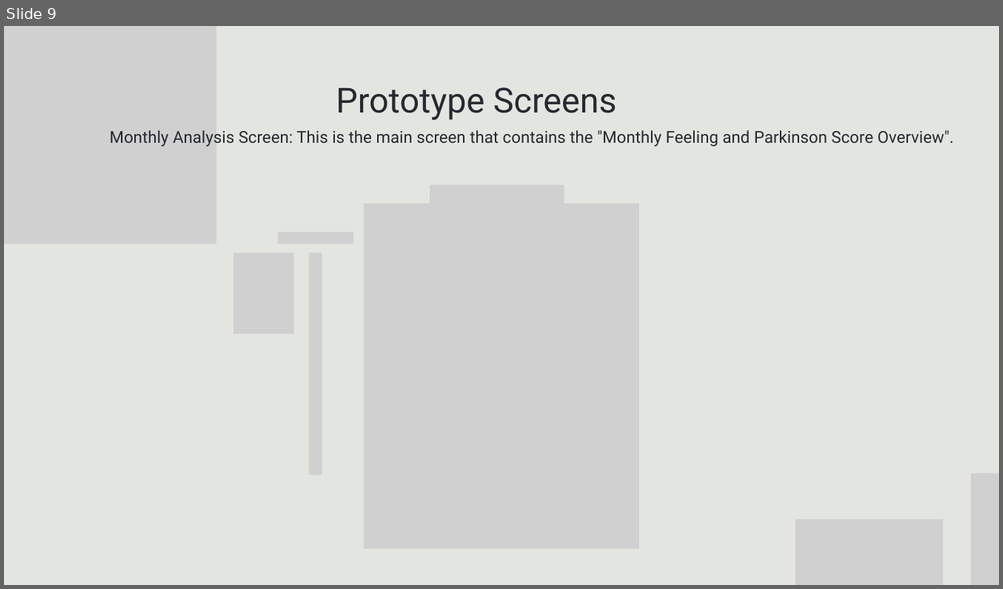
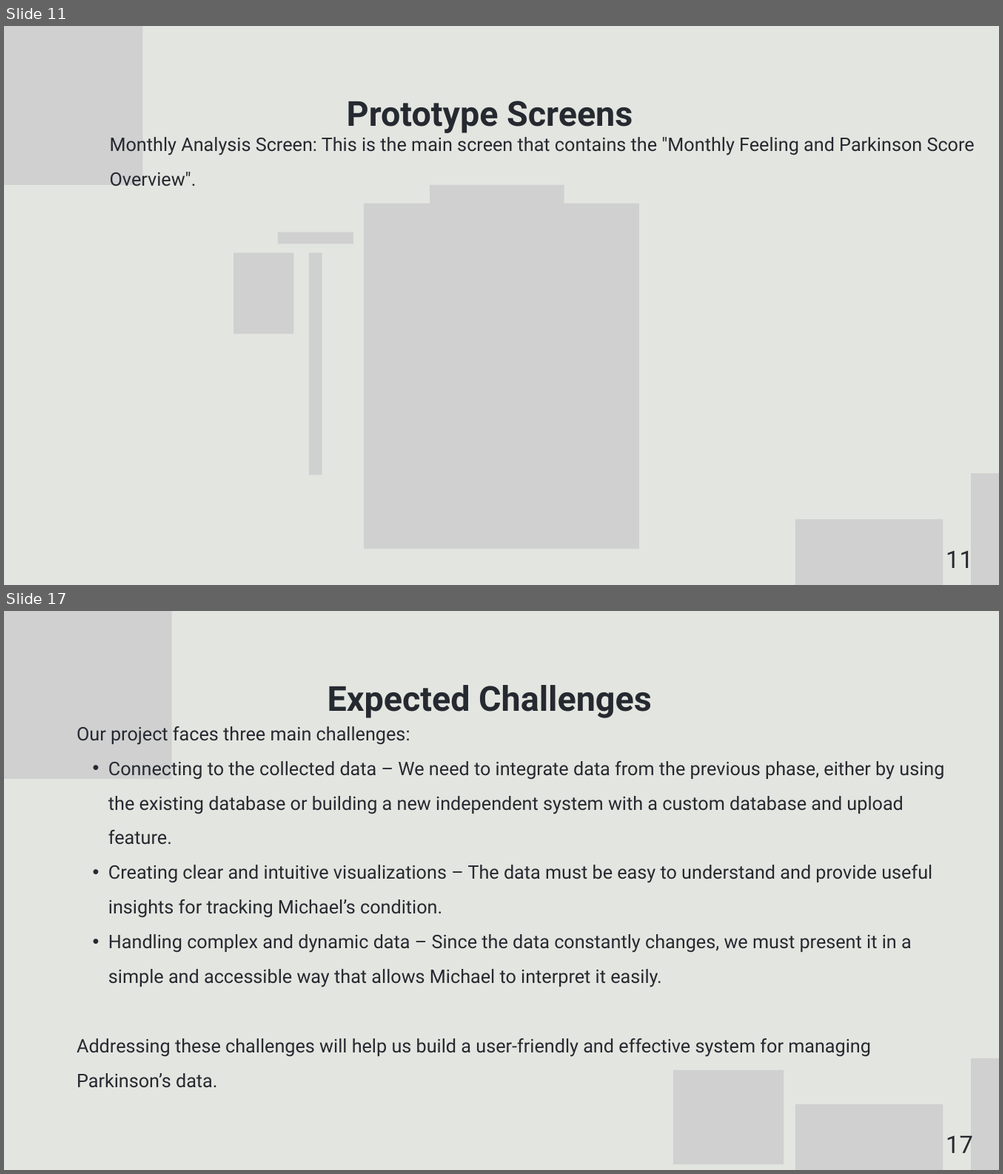
Before and after one commit to OmerFatal/FinalProject_Parkinson-s_Visualization, a slide deck: Capstone Project Phase 1 -Presentation.pptx. Shown one above the other, each under a label of ours: slide 9 before the commit, slides 11 and 17 after it; the slides between them are not shown. The pictures are 1003x589 and 1003x1174 pixels, drawn with LibreOffice and Linux fonts; fonts in the diff are those of the drawing; grey boxes stand for pictures. Boxes give left, top, right and bottom in pixels: in the first picture for what was removed or moved away, otherwise in the second. Text is boxed around its words. In the diff, an @@ line names an element or a change of style, - is before the commit and + after.

Commit message:
Updated Final Project Parkinson Omer Tanya

```diff
--- a/Capstone Project Phase 1 -Presentation.pptx
+++ b/Capstone Project Phase 1 -Presentation.pptx
@@ slide 17 added at (4, 611, 999, 1170), background #E3E6E0 @@
@@ picture added at (4, 611, 172, 779) @@
@@ text added at (327, 685, 652, 718), 50 pt, text #252930, bold @@
+Expected Challenges
@@ text added at (77, 726, 944, 1088), 27 pt, text #252930 @@
+Our project faces three main challenges:
+  • Connecting to the collected data – We need to integrate data from the previous phase, either by using the existing database or building a new independent system with a custom database and upload feature.
+  • Creating clear and intuitive visualizations – The data must be easy to understand and provide useful insights for tracking Michael’s condition.
+  • Handling complex and dynamic data – Since the data constantly changes, we must present it in a simple and accessible way that allows Michael to interpret it easily.
+Addressing these challenges will help us build a user-friendly and effective system for managing Parkinson’s data.
@@ picture added at (673, 1071, 783, 1165) @@
@@ picture added at (970, 1059, 999, 1170) @@
@@ picture added at (794, 1105, 942, 1170) @@
@@ text added at (945, 1136, 973, 1153), 35 pt, text #252930 @@
+17
@@ what was slide 9 is now slide 11 @@
@@ slide 11 changed as well @@
@@ picture removed at (4, 26, 216, 244) @@
@@ picture added at (4, 26, 142, 185) @@
@@ text "Prototype Screens": place and size @@
-text "Prototype Screens" at (336, 87, 617, 120)
+text "Prototype Screens" at (347, 101, 632, 133)
@@ text "Prototype Screens" at (347, 101, 632, 133): bold on; line spacing 100pt to 2 @@
@@ text "Monthly Analysis Screen: This is ..." at (110, 137, 974, 187): size 23.8 to 27 pt; line spacing 36.9pt to 1.55 @@
@@ text added at (945, 551, 973, 568), 35 pt, text #252930 @@
+11
```
Also in this commit, not shown: 15 other slides changed, 3 other slides added, 1 slide removed.
